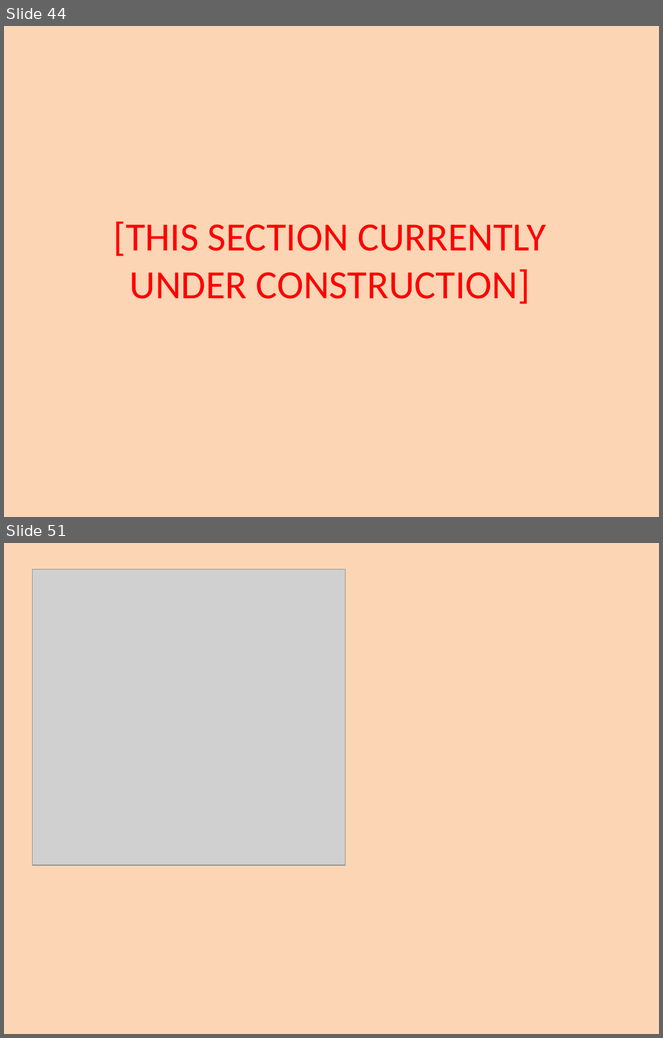
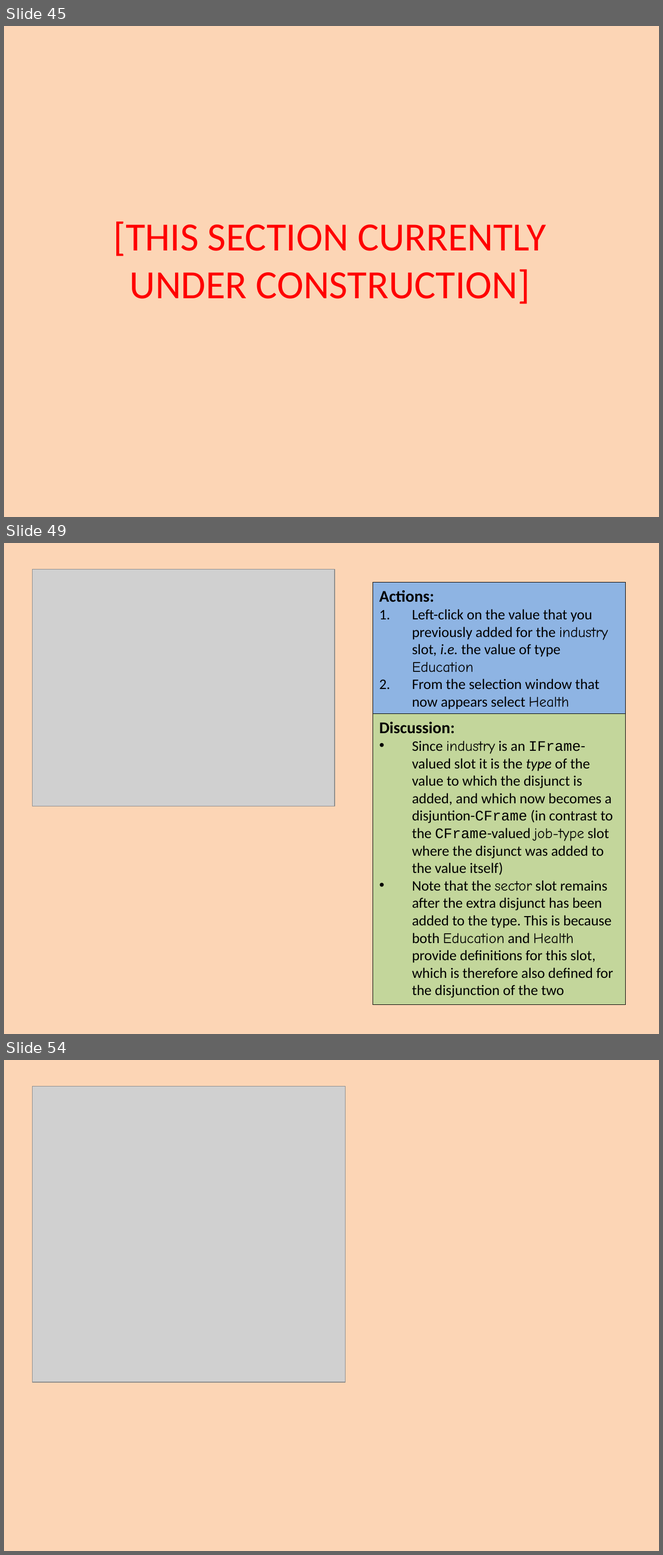
Before and after one commit to colin-puleston/mekon-hobo, a slide deck: docs/MEKON-HOBO Introductory Tutorial.pptx. Shown one above the other, each under a label of ours: slides 44 and 51 before the commit, slides 45, 49 and 54 after it; the slides between them are not shown. The pictures are 663x1038 and 663x1555 pixels, drawn with LibreOffice and Linux fonts; fonts in the diff are those of the drawing; grey boxes stand for pictures. Boxes give left, top, right and bottom in pixels: in the first picture for what was removed or moved away, otherwise in the second. Text is boxed around its words. In the diff, an @@ line names an element or a change of style, - is before the commit and + after.

```diff
--- a/docs/MEKON-HOBO Introductory Tutorial.pptx
+++ b/docs/MEKON-HOBO Introductory Tutorial.pptx
@@ slide 49 added at [4, 543, 659, 1034], background #FCD5B5 @@
@@ picture added at [32, 569, 335, 807] @@
@@ rectangle added at [373, 583, 626, 715], fill #8EB4E3, outline #000000 0.75 pt, 16 pt, text #000000 @@
+Actions:
+1. Left-click on the value that you previously added for the industry slot, i.e. the value of type Education
+2. From the selection window that now appears select Health
@@ rectangle added at [373, 714, 626, 1005], fill #C3D69B, outline #000000 0.75 pt, 16 pt, text #000000 @@
+Discussion:
+• Since industry is an IFrame-valued slot it is the type of the value to which the disjunct is added, and which now becomes a disjuntion-CFrame (in contrast to the CFrame-valued job-type slot where the disjunct was added to the value itself)
+• Note that the sector slot remains after the extra disjunct has been added to the type. This is because both Education and Health provide definitions for this slot, which is therefore also defined for the disjunction of the two
@@ what was slide 44 is now slide 45 @@
@@ what was slide 51 is now slide 54 @@
```
Also in this commit, not shown: 8 slides changed, 8 other slides added, 6 slides removed.
